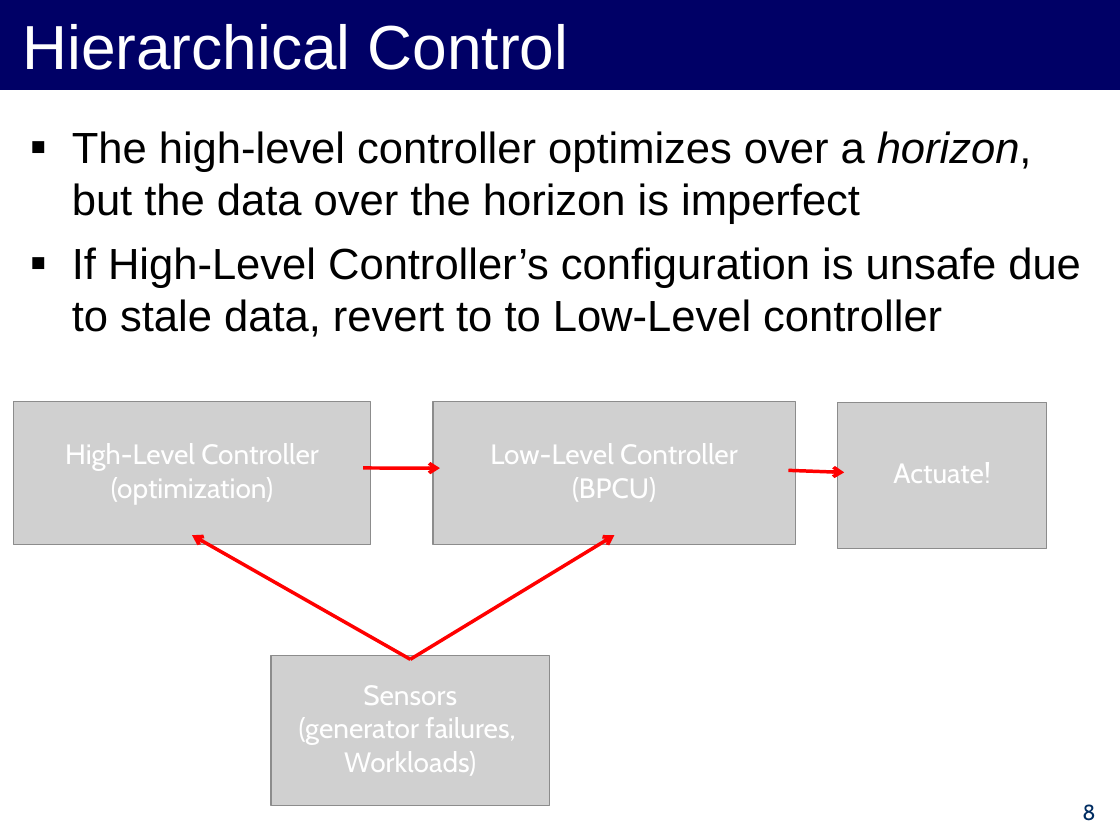
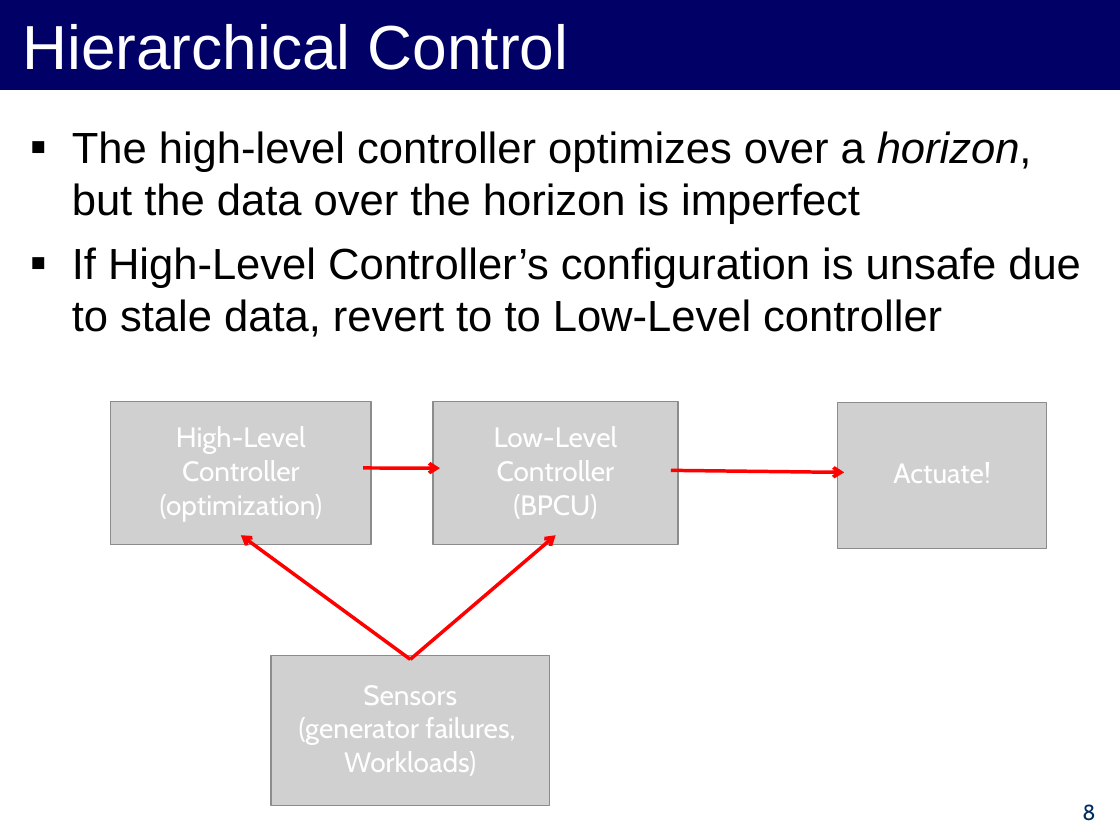
Before and after one commit to forresti/optimal_load_management, a slide deck: slide 8 of project/12-3-12_Presentation.ppt. Drawn at 1120x840 pixels with LibreOffice and Linux fonts; fonts in the diff are those of the drawing; grey boxes stand for pictures. Boxes give left, top, right and bottom in pixels: in the first picture for what was removed or moved away, otherwise in the second. Text is boxed around its words. In the diff, an @@ line names an element or a change of style, - is before the commit and + after.

Commit message:
adding a more detailed diagram of our simulation. (start with high-level diagram, then add details)

```diff
--- a/project/12-3-12_Presentation.ppt
+++ b/project/12-3-12_Presentation.ppt
@@ picture resized from (x1=13, y1=402, x2=371, y2=545) to (x1=111, y1=402, x2=372, y2=545) @@
@@ text "High-Level Controller" rewrapped from (x1=65, y1=443, x2=319, y2=504) to (x1=160, y1=426, x2=322, y2=521) @@
@@ picture resized from (x1=433, y1=402, x2=795, y2=545) to (x1=433, y1=402, x2=679, y2=545) @@
@@ text "Low-Level Controller" rewrapped from (x1=490, y1=443, x2=738, y2=501) to (x1=494, y1=426, x2=618, y2=518) @@
@@ arrow moved from (788, 470) - (844, 473) to (671, 470) - (844, 473) @@
@@ arrow moved from (410, 660) - (192, 535) to (410, 660) - (241, 535) @@
@@ arrow moved from (410, 660) - (614, 535) to (410, 660) - (556, 535) @@
```
Also in this commit, not shown: 2 other slides changed, 1 slide removed.
